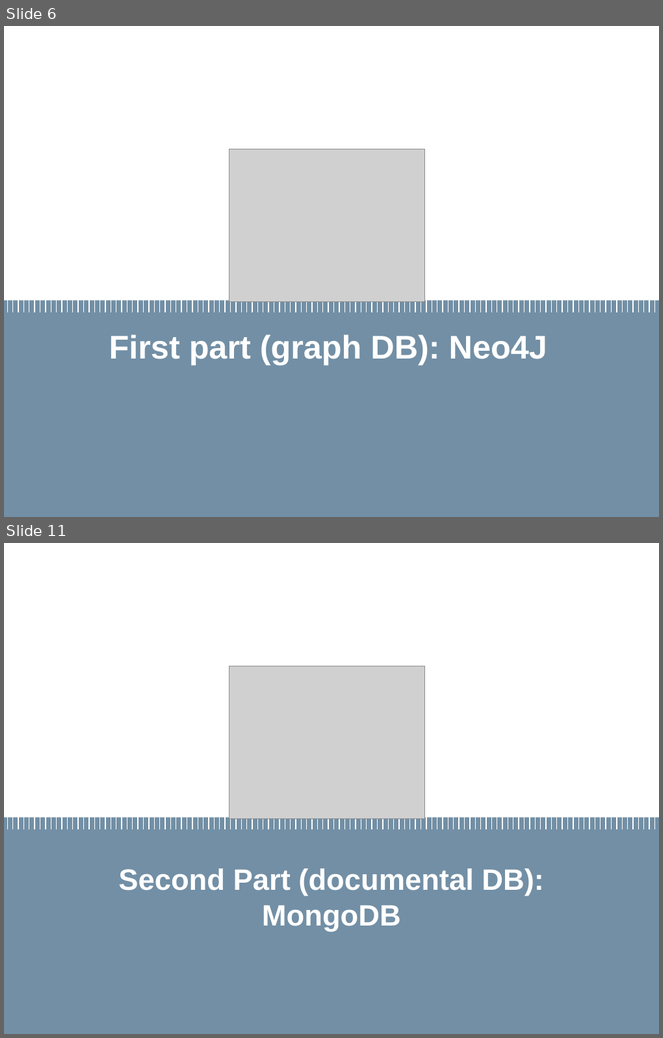
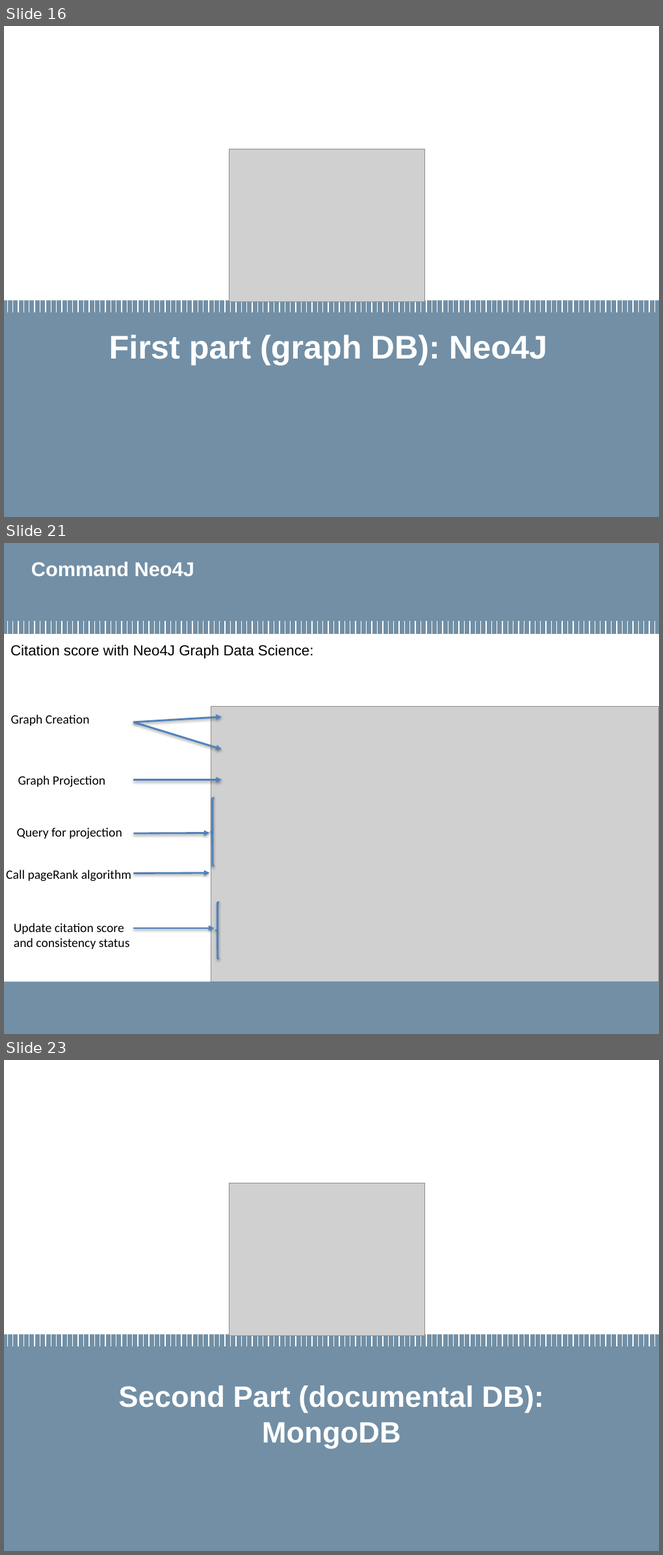
Before and after one commit to MarcoLucaPrevitera/BigData-Project, a slide deck: Presentation/FinalPresentation.pptx. Shown one above the other, each under a label of ours: slides 6 and 11 before the commit, slides 16, 21 and 23 after it; the slides between them are not shown. The pictures are 663x1038 and 663x1555 pixels, drawn with LibreOffice and Linux fonts; fonts in the diff are those of the drawing; grey boxes stand for pictures; background and template pictures are left out. Boxes give left, top, right and bottom in pixels: in the first picture for what was removed or moved away, otherwise in the second. Text is boxed around its words. In the diff, an @@ line names an element or a change of style, - is before the commit and + after.

```diff
--- a/Presentation/FinalPresentation.pptx
+++ b/Presentation/FinalPresentation.pptx
@@ slide 21 added at (4,543,659,1034), background #FFFFFF @@
@@ rectangle added at (4,543,659,634), fill #728FA5 @@
@@ title added at (31,561,194,576), 22 pt, text #FFFFFF, bold @@
+Command Neo4J
@@ group added at (7,621,655,634): 120 lines @@
@@ text added at (10,644,314,659), 16 pt, text #000000 @@
+Citation score with Neo4J Graph Data Science:
@@ text added at (11,715,90,726), 14 pt, text #000000 @@
+Graph Creation
@@ arrow added from (134, 722) to (222, 717), #4F81BD 2 pt @@
@@ picture added at (211,706,659,982) @@
@@ arrow added from (134, 722) to (222, 750), #4F81BD 2 pt @@
@@ text added at (18,776,105,787), 14 pt, text #000000 @@
+Graph Projection
@@ arrow added from (134, 780) to (222, 780), #4F81BD 2 pt @@
@@ left brace added at (211,798,215,866), outline #4F81BD 2 pt @@
@@ text added at (17,828,122,839), 14 pt, text #000000 @@
+Query for projection
@@ arrow added from (134, 834) to (210, 834), #4F81BD 2 pt @@
@@ text added at (6,870,131,882), 14 pt, text #000000 @@
+Call pageRank algorithm
@@ arrow added from (134, 873) to (210, 873), #4F81BD 2 pt @@
@@ left brace added at (217,902,220,959), outline #4F81BD 2 pt @@
@@ text added at (14,923,130,949), 14 pt, text #000000 @@
+Update citation score and consistency status
@@ arrow added from (134, 928) to (215, 928), #4F81BD 2 pt @@
@@ rectangle added at (4,982,659,1034), fill #728FA5 @@
@@ rectangle added at (4,996,248,1023), fill #728FA5 @@
@@ what was slide 6 is now slide 16 @@
@@ what was slide 11 is now slide 23 @@
```
Also in this commit, not shown: 10 slides changed, 23 other slides added, 6 slides removed, 10 other files.
